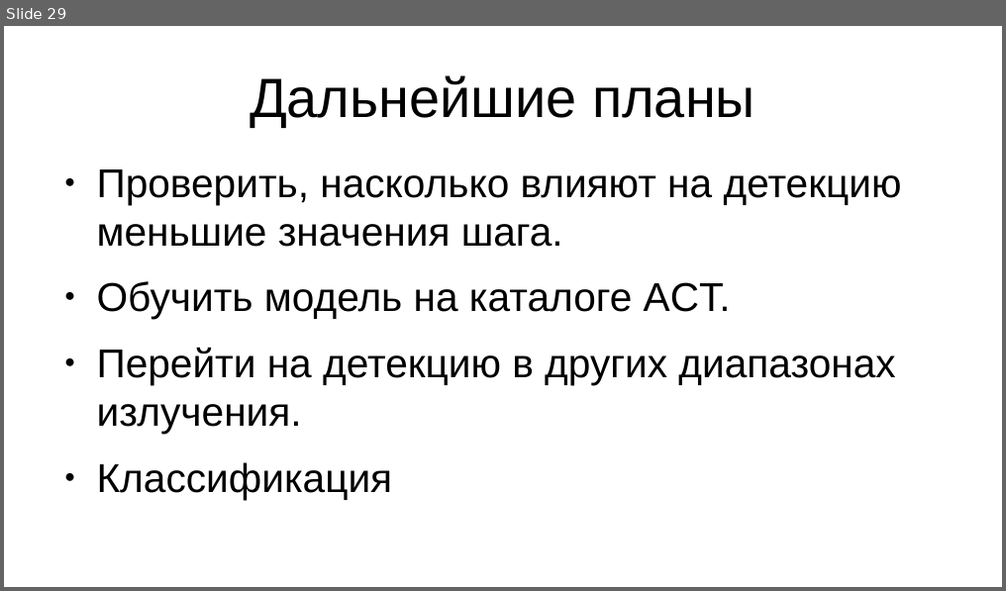
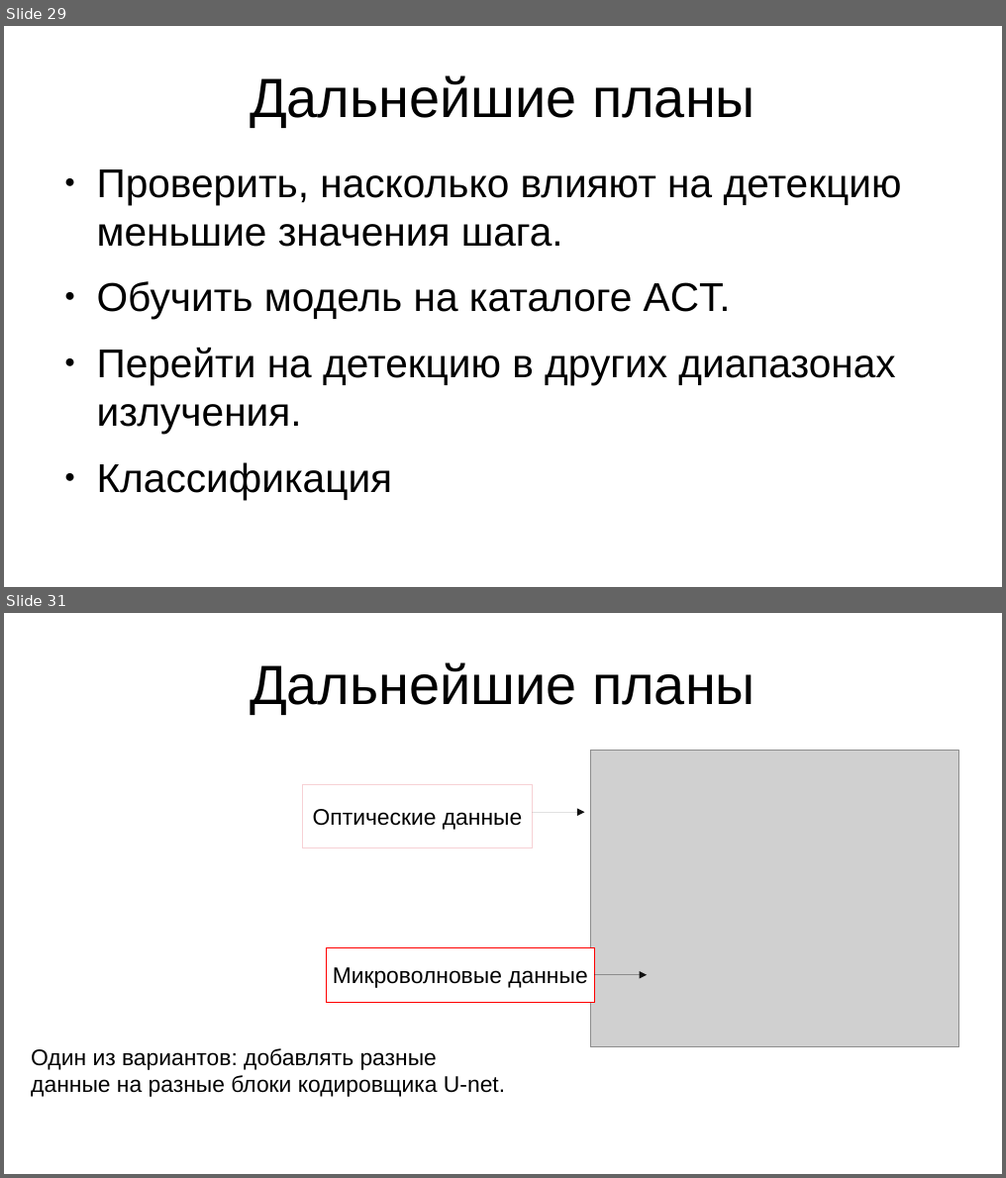
Before and after one commit to rt2122/data-segmentation-2, a slide deck: text/presentation_7sem.odp. Shown one above the other, each under a label of ours: slide 29 before the commit, slides 29 and 31 after it; the slides between them are not shown. The pictures are 1006x591 and 1006x1178 pixels, drawn with LibreOffice and Linux fonts; fonts in the diff are those of the drawing; grey boxes stand for pictures. Boxes give left, top, right and bottom in pixels: in the first picture for what was removed or moved away, otherwise in the second. Text is boxed around its words. In the diff, an @@ line names an element or a change of style, - is before the commit and + after.

```diff
--- a/text/presentation_7sem.odp
+++ b/text/presentation_7sem.odp
@@ slide 31 added at [4,613,1002,1174], background #FFFFFF @@
@@ title added at [250,663,755,714], 44 pt, text #000000 @@
+Дальнейшие планы
@@ picture added at [591,751,960,1048] @@
@@ rectangle added at [303,785,532,849], fill #FFFFFF, outline #F7D1D5 0 pt, 18 pt, text #000000 @@
+Оптические данные
@@ arrow added from (532, 812) to (584, 812), #111111 0 pt @@
@@ rectangle added at [327,948,594,1002], fill #FFFFFF, outline #FF0000 0 pt, 18 pt, text #000000 @@
+Микроволновые данные
@@ arrow added from (594, 975) to (647, 975), #111111 0 pt @@
@@ text added at [31,1049,505,1097], 18 pt, text #000000 @@
+Один из вариантов: добавлять разные данные на разные блоки кодировщика U-net.
```
Also in this commit, not shown: 1 other slide added, 6 other files.
